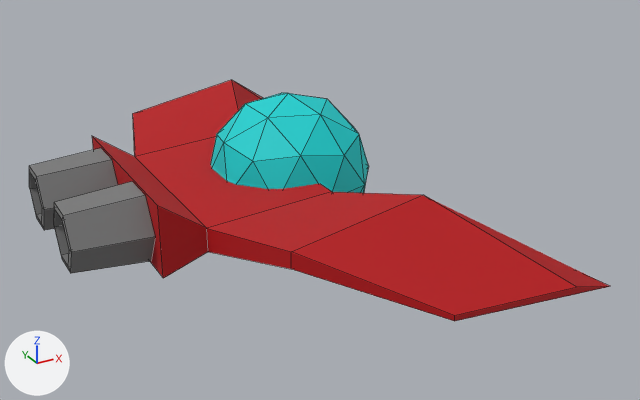
The OBJ model project/data/models/Ship1/Ship1.obj: old version first, new version second.
The view is the same before and after, from a 50 mm camera at (-5.0, -12.15, 5.43) aimed at (1.31, -0.66, -0.31). The axes (+X, +Y, +Z) are drawn at lower left. The lights are the same throughout. Mesh edges are drawn as thin lines. Where no turn or scale is listed for an object, it has been applied to the vertices. Vertices at the same position are counted once.

Objects in the first picture: 'Body_Cube', 'Cockpit_Icosphere.001', 'EngineL_Cylinder.002', 'EngineR_Cylinder.001'.
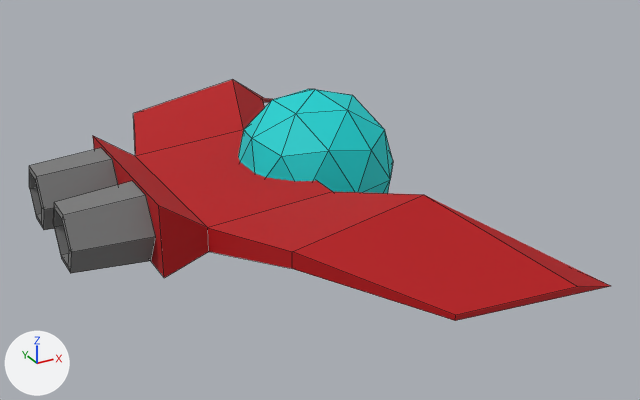
The newer file is also turned or shifted as a whole; pictures and numbers use the older file's frame.

Where the change shows, as pixel boxes (x1, y1, x2, y2) in the pictures (640 x 400 px):
'Cockpit_Icosphere.001', mesh moved: before (211, 93, 369, 193); after (238, 89, 393, 193)

The change, as a diff of the scene's bpy script:
```diff
--- a/project/data/models/Ship1/Ship1.obj.py
+++ b/project/data/models/Ship1/Ship1.obj.py
@@ me_cockpit_icosphere_001 @@
 me_cockpit_icosphere_001.from_pydata(...)  # 42 vertices, 80 faces; spans x -0.16..2.39, y -1.32..1.36, z -1.37..1.32
 # used by ob_cockpit_icosphere_001; location = (0.0, 0.0, 0.0)
+# me_cockpit_icosphere_001 part 1: the whole mesh is moved by (0.47, -0.02, 0.0)
 me_cockpit_icosphere_001.materials.append(mat_cockpitmaterial)
```
